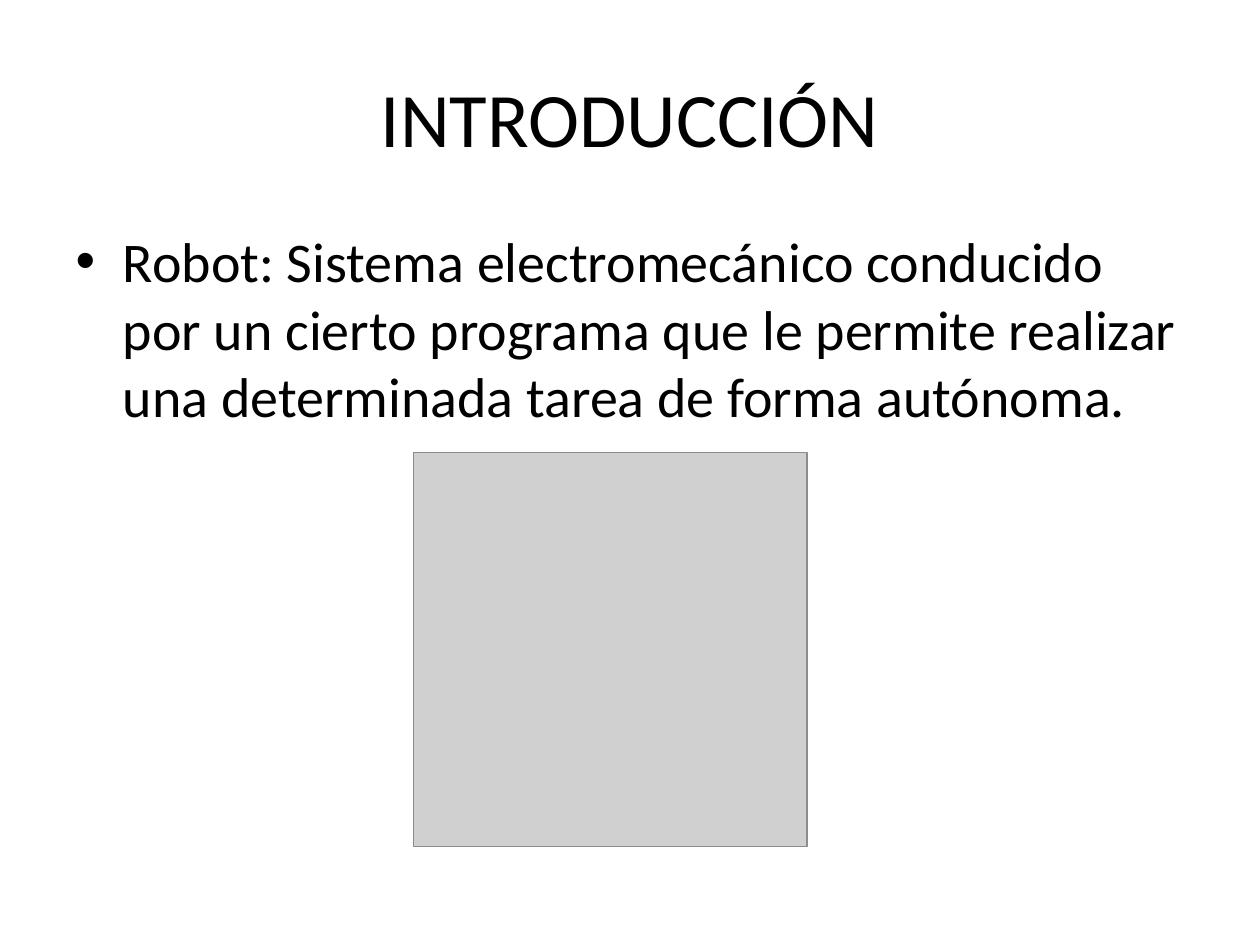
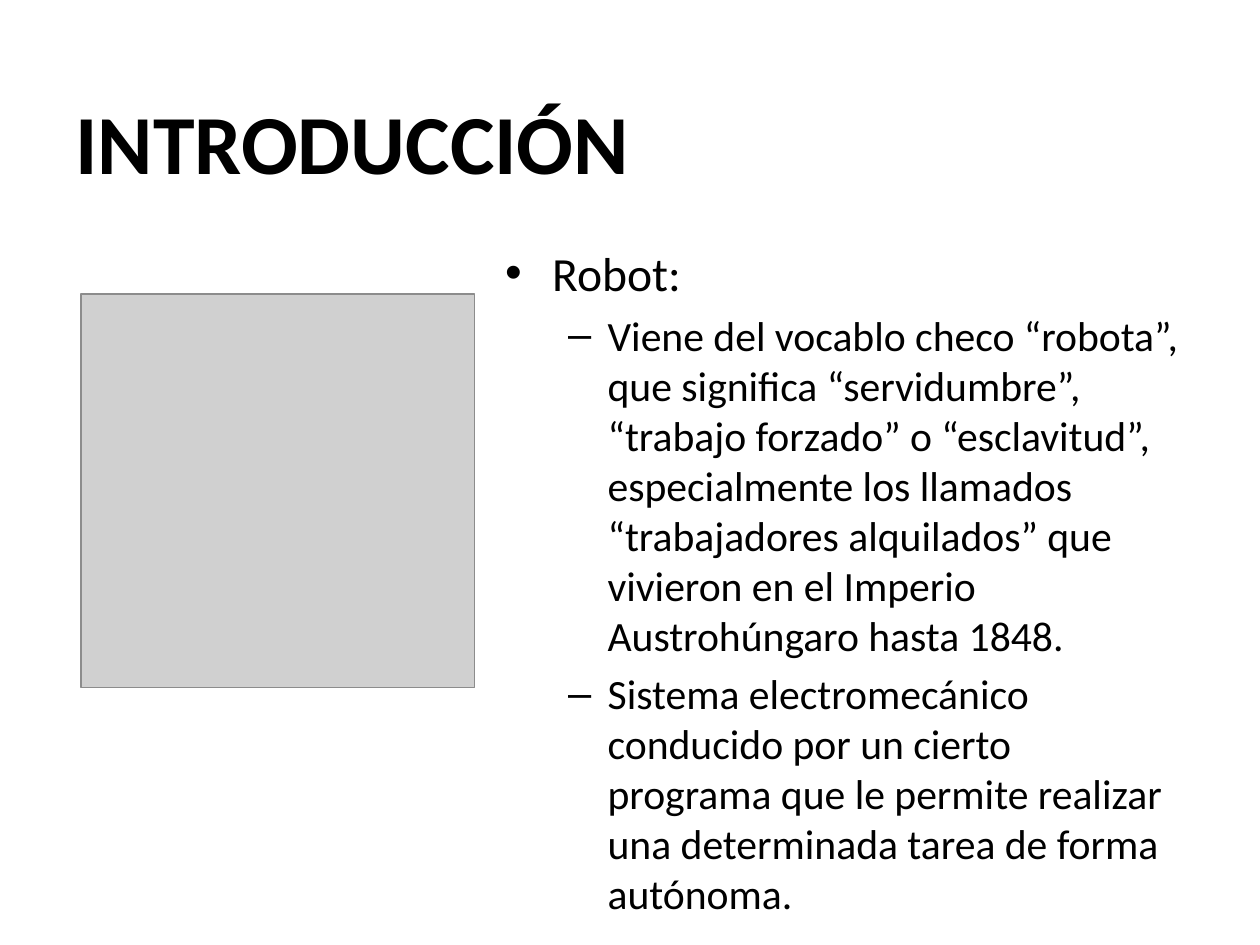
Before and after one commit to yerimattilatvala/DLP, a slide deck: slide 3 of P2/Presentacion.pptx. Drawn at 1260x945 pixels with LibreOffice and Linux fonts; fonts in the diff are those of the drawing; grey boxes stand for pictures. Boxes give left, top, right and bottom in pixels: in the first picture for what was removed or moved away, otherwise in the second. Text is boxed around its words. In the diff, an @@ line names an element or a change of style, - is before the commit and + after.

```diff
--- a/P2/Presentacion.pptx
+++ b/P2/Presentacion.pptx
@@ title "INTRODUCCIÓN" at <box>76,105,629,175</box>: size 44 to 48 pt, bold on; alignment centre to left; vertical alignment middle to bottom @@
@@ text at <box>553,258,1178,860</box>: text changed; size 32 to 23.8 pt @@
-• Robot: Sistema electromecánico conducido por un cierto programa que le permite realizar una determinada tarea de forma autónoma.
+• Robot:
+  – Viene del vocablo checo “robota”, que significa “servidumbre”, “trabajo forzado” o “esclavitud”, especialmente los llamados “trabajadores alquilados” que vivieron en el Imperio Austrohúngaro hasta 1848.
+  – Sistema electromecánico conducido por un cierto programa que le permite realizar una determinada tarea de forma autónoma.
@@ picture: place and size @@
-picture at <box>413,452,806,845</box>
+picture at <box>81,294,474,687</box>
```
Also in this commit, not shown: 3 other slides changed, 6 slides added, 2 slides removed.
